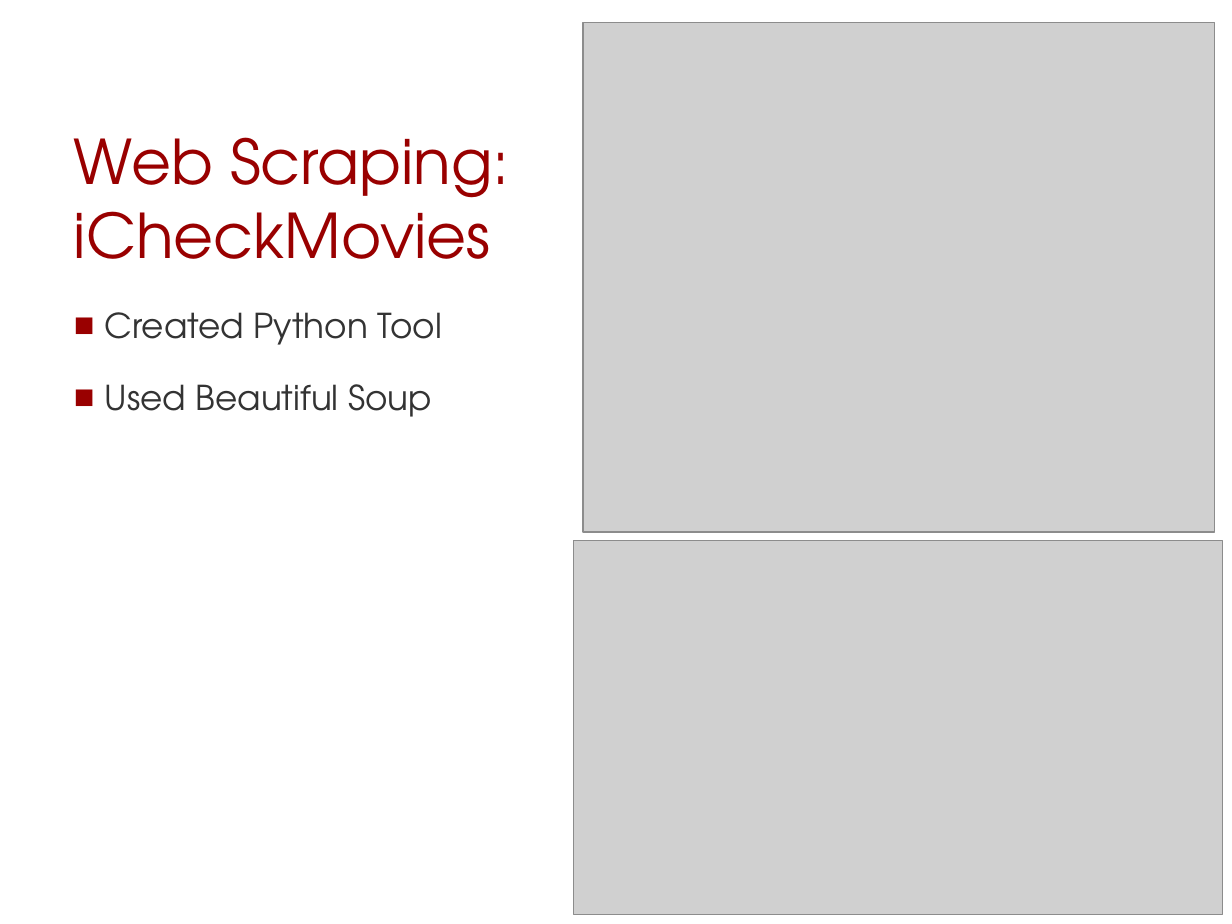
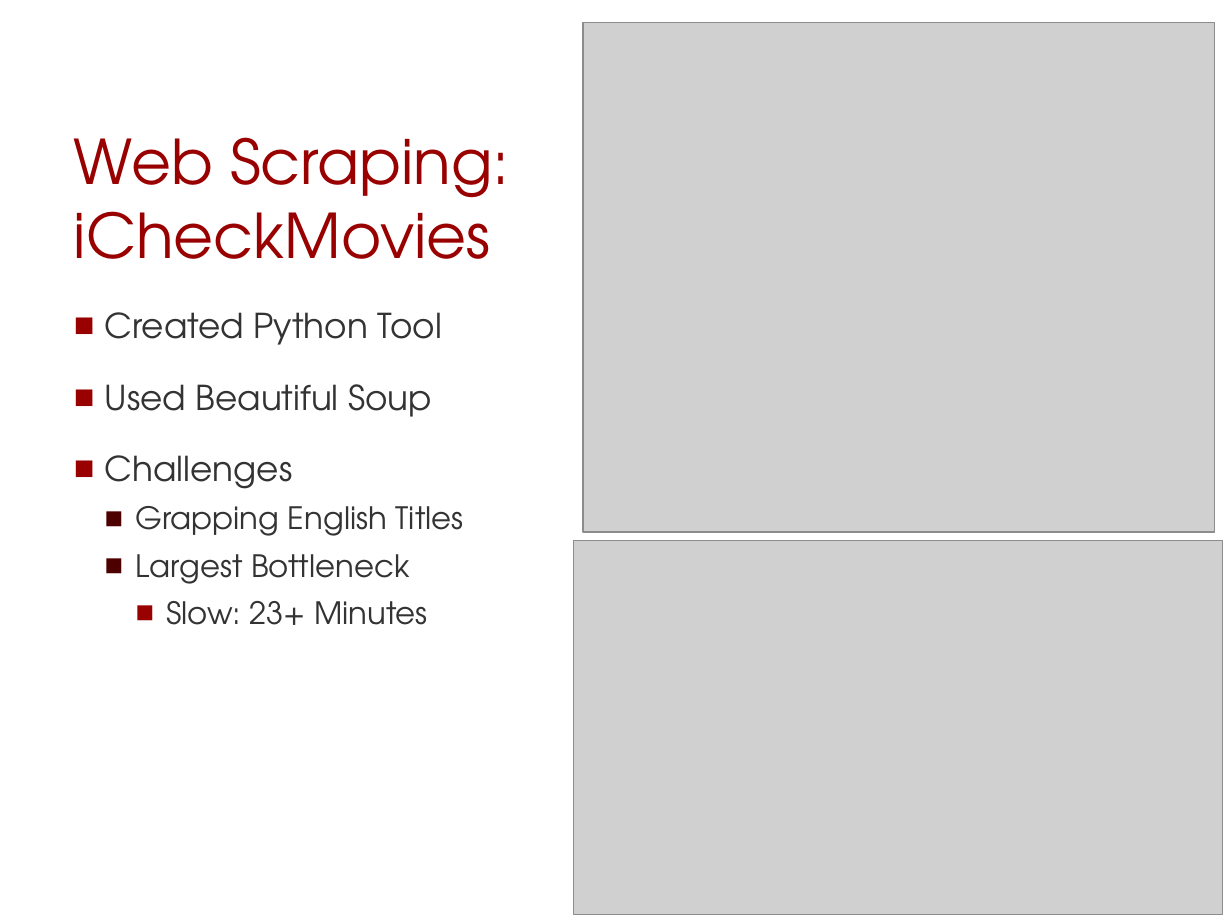
Before and after one commit to scrasmussen/euler-enigma, a slide deck: slide 5 of project/movieML/presentation.pptx (slide 4 before the commit). Drawn at 1232x924 pixels with LibreOffice and Linux fonts; fonts in the diff are those of the drawing; grey boxes stand for pictures. Boxes give left, top, right and bottom in pixels: in the first picture for what was removed or moved away, otherwise in the second. Text is boxed around its words. In the diff, an @@ line names an element or a change of style, - is before the commit and + after.

Commit message:
Updated

```diff
--- a/project/movieML/presentation.pptx
+++ b/project/movieML/presentation.pptx
@@ text at (x1=105, y1=455, x2=464, y2=625): paragraphs added @@
+■ Challenges
+  ■ Grapping English Titles
+  ■ Largest Bottleneck
+    ■ Slow: 23+ Minutes
```
Also in this commit, not shown: 2 other slides changed, 2 slides added, 2 slides removed.
